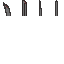
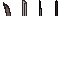
Two versions of the same layered image (64x64). Layer-by-layer changes:
painted on "Background" over [3, 0, 58, 16]
